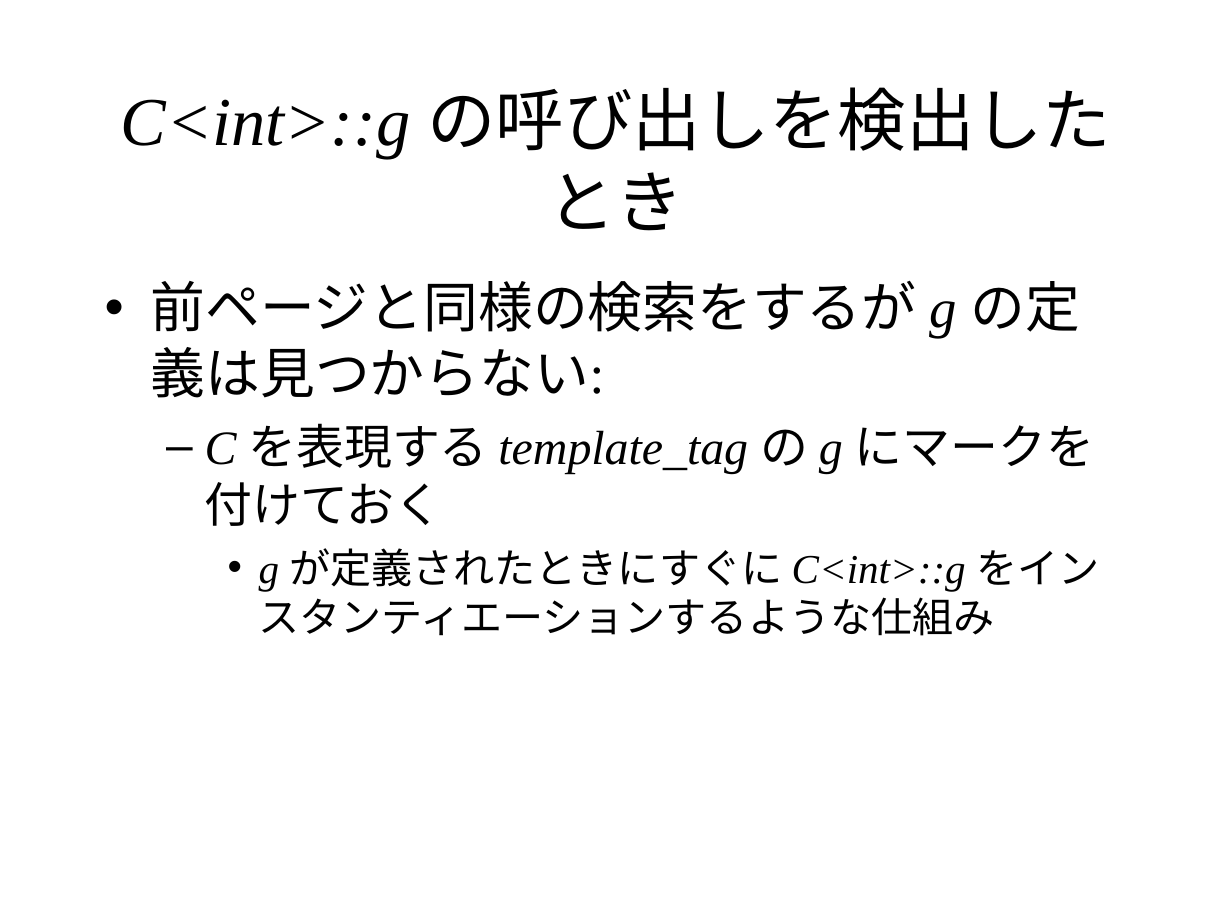
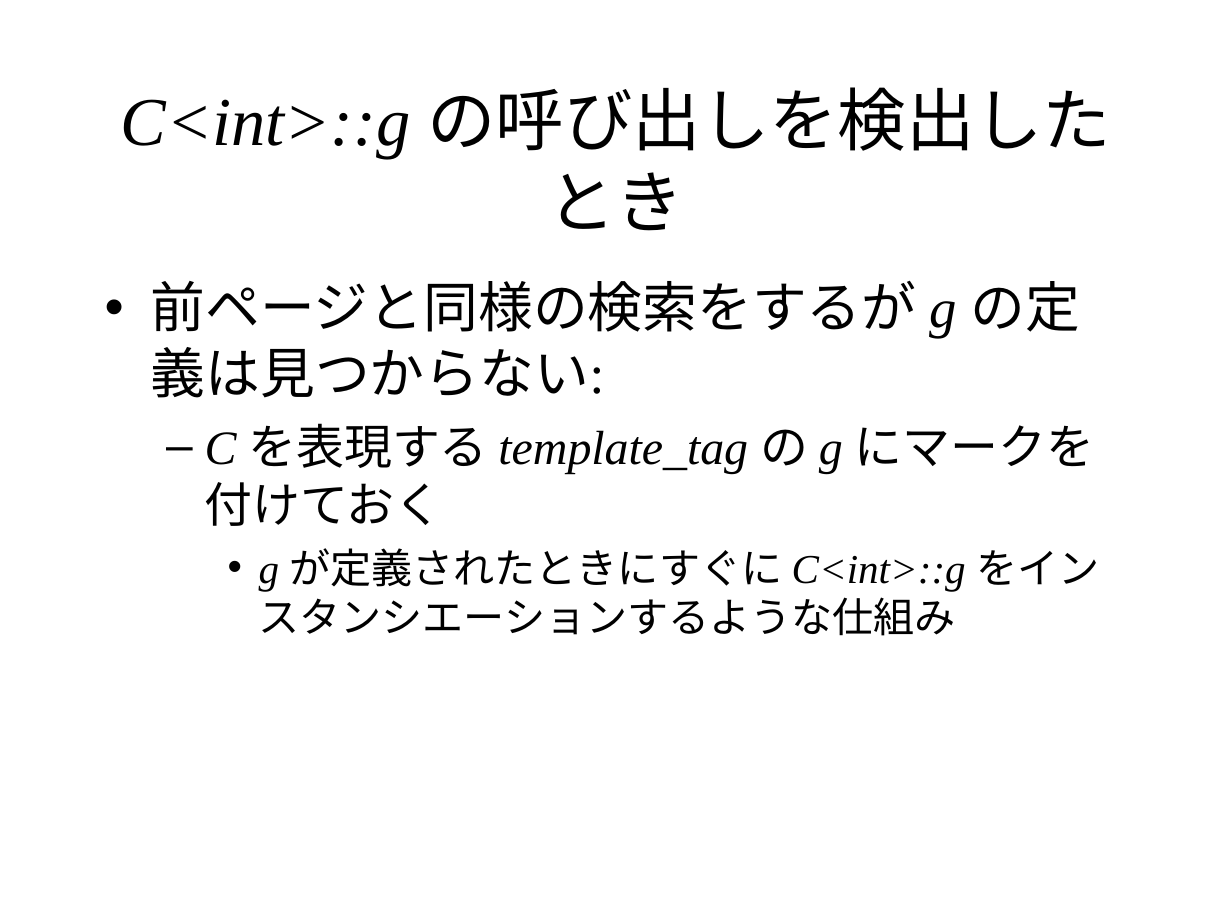
Before and after one commit to KeiHasegawa/cxx_doc, a slide deck: slide 7 of 15_template_mem_fun_instatiate.ppt. Drawn at 1232x924 pixels with LibreOffice and Linux fonts; fonts in the diff are those of the drawing. Boxes give left, top, right and bottom in pixels: in the first picture for what was removed or moved away, otherwise in the second. Text is boxed around its words. In the diff, an @@ line names an element or a change of style, - is before the commit and + after.

```diff
--- a/15_template_mem_fun_instatiate.ppt
+++ b/15_template_mem_fun_instatiate.ppt
@@ text at <box>259,548,1099,636</box>: text changed @@
-    • g が定義されたときにすぐに C<int>::g をインスタンティエーションするような仕組み
+    • g が定義されたときにすぐに C<int>::g をインスタンシエーションするような仕組み
```
Also in this commit, not shown: 4 other slides changed, 7 other files.
